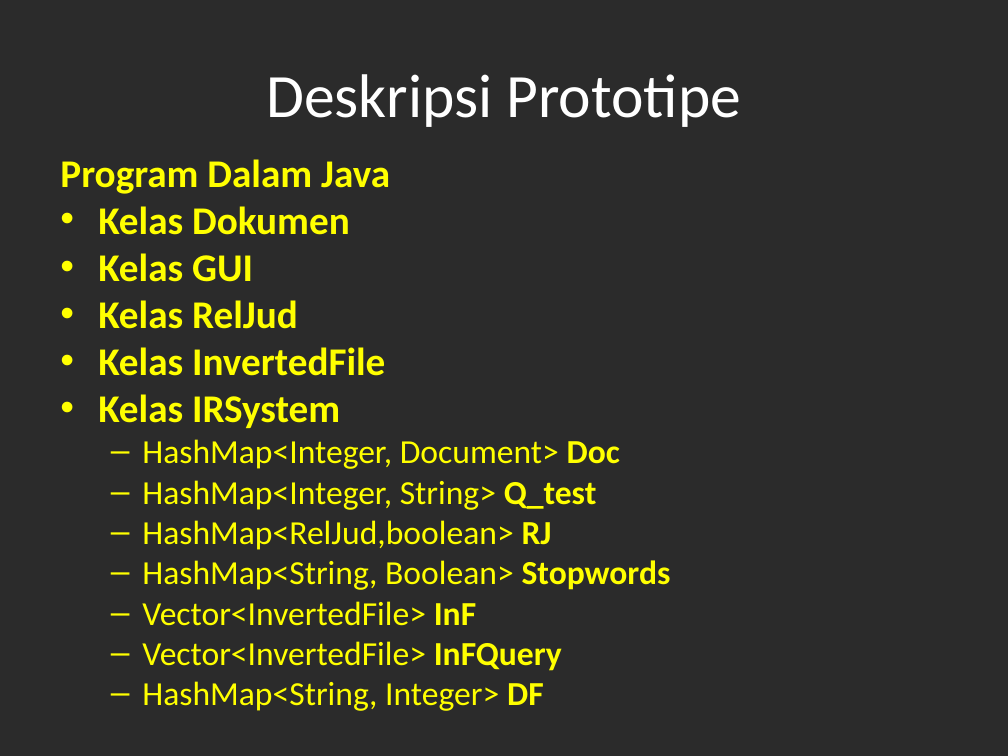
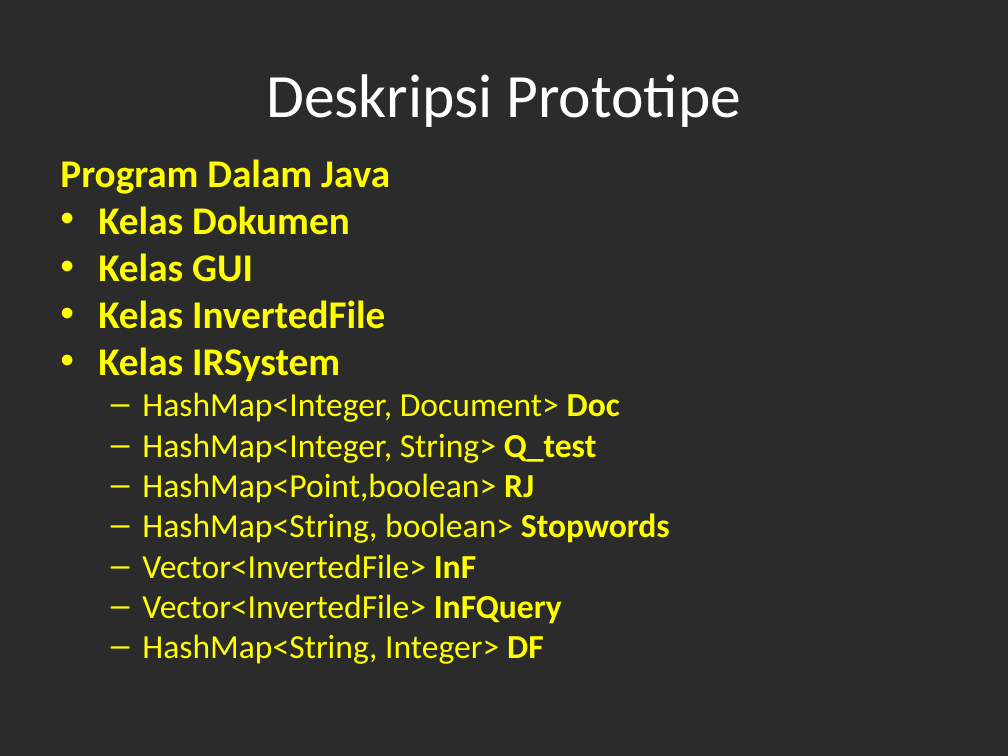
Before and after one commit to akbargumbira/iris-belum-ada-kepanjangannya, a slide deck: slide 2 of doc/information retrieval iriS System.pptx. Drawn at 1008x756 pixels with LibreOffice and Linux fonts; fonts in the diff are those of the drawing; background and template pictures are left out; a plain dark background stands for a picture behind light text. Boxes give left, top, right and bottom in pixels: in the first picture for what was removed or moved away, otherwise in the second. Text is boxed around its words. In the diff, an @@ line names an element or a change of style, - is before the commit and + after.

```diff
--- a/doc/information retrieval iriS System.pptx
+++ b/doc/information retrieval iriS System.pptx
@@ text at <box>98,300,298,329</box>: paragraph removed @@
-• Kelas RelJud
@@ text at <box>142,473,670,543</box>: text changed @@
-  – HashMap<RelJud,boolean> RJ
-  – HashMap<String, Boolean> Stopwords
+  – HashMap<Point,boolean> RJ
+  – HashMap<String, boolean> Stopwords
```
Also in this commit, not shown: 1 other slide changed, 10 other files.
